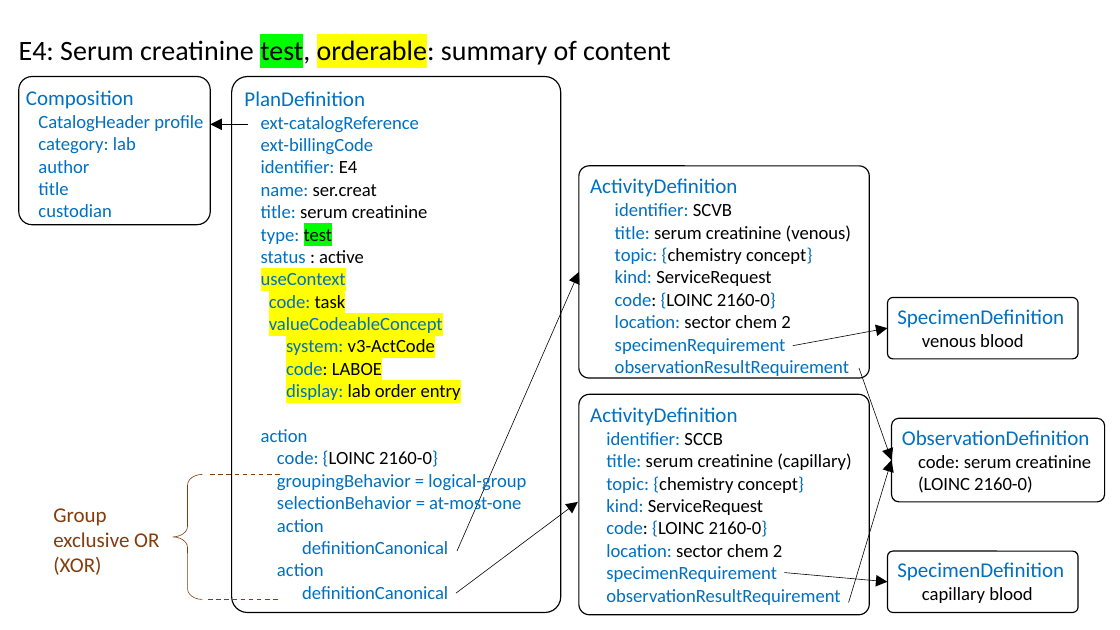
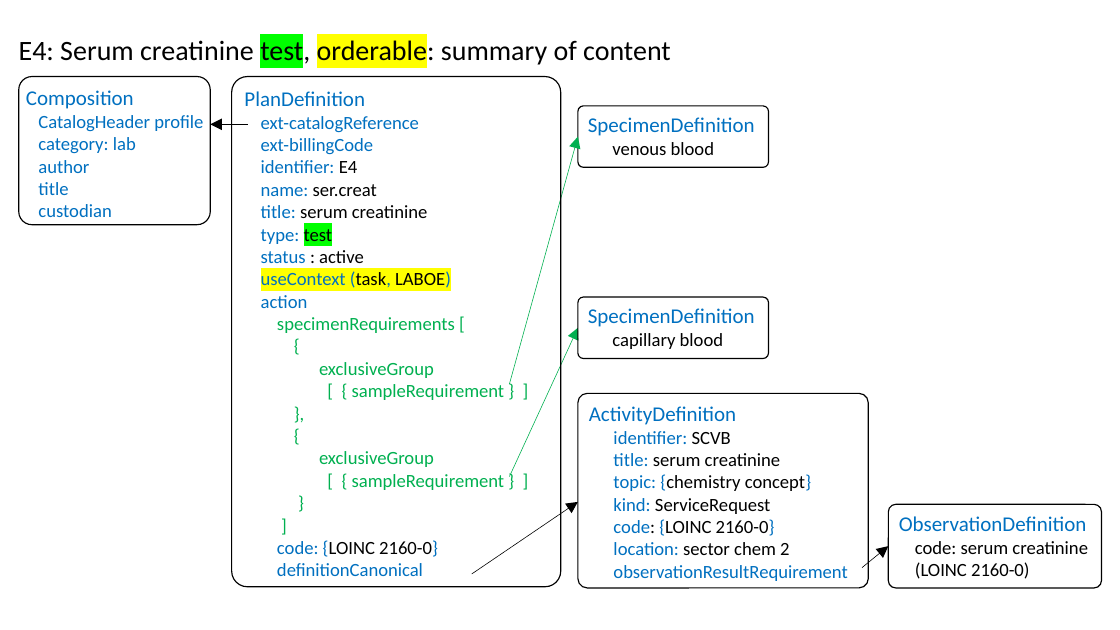
Before and after one commit to HL7/fhir-order-catalog, a slide deck: slide 1 of input/images-source/LabExampleE4Technical.pptx. Drawn at 1120x630 pixels with LibreOffice and Linux fonts; fonts in the diff are those of the drawing. Boxes give left, top, right and bottom in pixels: in the first picture for what was removed or moved away, otherwise in the second. Text is boxed around its words. In the diff, an @@ line names an element or a change of style, - is before the commit and + after.

Commit message:
Change for handling reflex panels, and for specimen requirements

```diff
--- a/input/images-source/LabExampleE4Technical.pptx
+++ b/input/images-source/LabExampleE4Technical.pptx
@@ rounded rectangle "PlanDefinition": place and size @@
-rounded rectangle "PlanDefinition" at <box>232,76,561,613</box>
+rounded rectangle "PlanDefinition" at <box>232,76,561,586</box>
@@ rounded rectangle "SpecimenDefinition": place and size @@
-rounded rectangle "SpecimenDefinition" at <box>888,297,1079,359</box>
+rounded rectangle "SpecimenDefinition" at <box>578,106,769,167</box>
@@ arrow added from (510, 384) to (578, 137), #00B050 0.5 pt @@
@@ rounded rectangle removed at <box>579,166,870,378</box> @@
-ActivityDefinition
-identifier: SCVB
-title: serum creatinine (venous)
-topic: {chemistry concept}
-kind: ServiceRequest
-code: {LOINC 2160-0}
-location: sector chem 2
-specimenRequirement
-observationResultRequirement
@@ text in rounded rectangle at <box>261,271,451,288</box>: text changed @@
-useContext
-code: task
-valueCodeableConcept
-system: v3-ActCode
-code: LABOE
-display: lab order entry
+useContext (task, LABOE)
@@ rounded rectangle "SpecimenDefinition": place and size @@
-rounded rectangle "SpecimenDefinition" at <box>888,551,1079,613</box>
+rounded rectangle "SpecimenDefinition" at <box>578,297,769,359</box>
@@ text in rounded rectangle at <box>277,317,505,490</box>: paragraphs added @@
+specimenRequirements [
+{
+exclusiveGroup
+[ { sampleRequirement } ]
+},
+{
+exclusiveGroup
+[ { sampleRequirement } ]
+}
+]
@@ arrow moved from (457, 551) - (579, 272) to (510, 476) - (578, 328) @@
@@ arrow (510, 476) - (578, 328): stroke #000000 0.5 pt to #00B050 0.5 pt @@
@@ arrow removed from (793, 346) to (888, 329) @@
@@ arrow removed from (860, 368) to (891, 460) @@
@@ rounded rectangle "ActivityDefinition": place and size @@
-rounded rectangle "ActivityDefinition" at <box>579,394,870,614</box>
+rounded rectangle "ActivityDefinition" at <box>578,393,869,588</box>
@@ text in rounded rectangle at <box>613,431,781,466</box>: text changed @@
-identifier: SCCB
-title: serum creatinine (capillary)
+identifier: SCVB
+title: serum creatinine
@@ left brace removed at <box>173,475,202,600</box> @@
@@ line removed from (210, 475) to (280, 475) @@
@@ text in rounded rectangle at <box>277,472,526,532</box>: paragraphs removed @@
-groupingBehavior = logical-group
-selectionBehavior = at-most-one
-action
@@ text in rounded rectangle at <box>613,474,847,581</box>: indent changed @@
@@ text removed at <box>53,508,159,575</box> @@
-Group exclusive OR
-(XOR)
@@ arrow moved from (456, 593) - (578, 502) to (472, 574) - (578, 502) @@
@@ rounded rectangle "ObservationDefinition": place and size @@
-rounded rectangle "ObservationDefinition" at <box>891,418,1105,502</box>
+rounded rectangle "ObservationDefinition" at <box>889,504,1102,588</box>
@@ text in rounded rectangle at <box>277,563,448,599</box>: paragraphs removed @@
-action
-definitionCanonical
@@ text in rounded rectangle at <box>277,563,423,576</box>: indent changed @@
@@ text in rounded rectangle at <box>606,566,777,582</box>: paragraph removed @@
-specimenRequirement
@@ arrow moved from (849, 602) - (891, 460) to (862, 568) - (889, 546) @@
@@ arrow removed from (785, 573) to (888, 582) @@
@@ line removed from (208, 600) to (278, 600) @@
```
Also in this commit, not shown: 12 other files.
